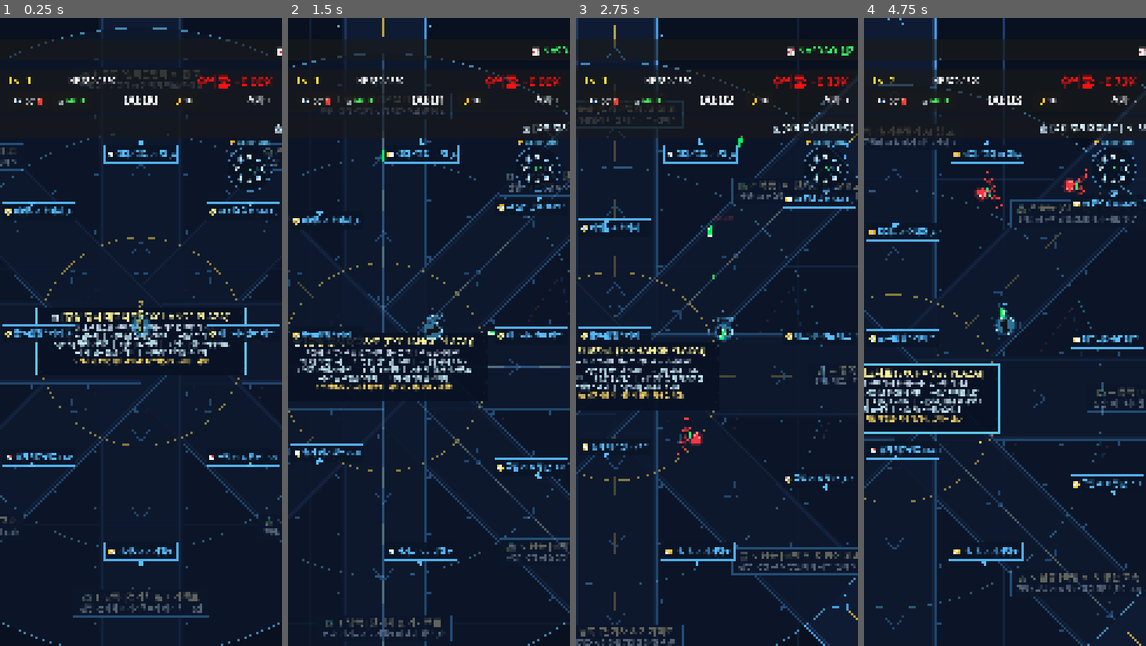
Above: before the commit, frames 1-4 (left to right).
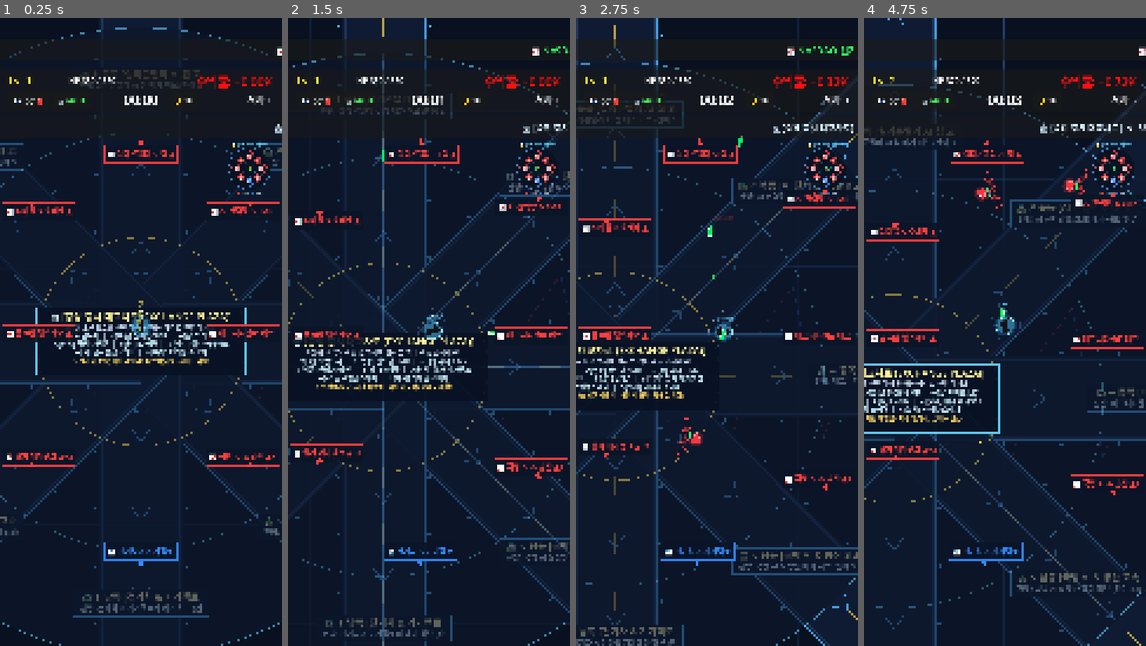
Above: after the commit, the same moments.

Repository: gamcatch/stock-rpg
Game: Godot game, scene res://scenes/main.tscn
Two runs of this game, one before a commit and one after it. Both use one fixed random seed, a clock stepped at 60 frames per second and the inputs below.
Inputs (mouse positions are in pixels of both pictures, inside the frame that each line leads up to):
- Up to frame 1 (0.25 s): no input
- Up to frame 2 (1.5 s): move the mouse to (491, 300) at 0.52 s; hold D (move_right) 0.53-1.25 s; click (491, 300) at 0.67 s; drag from (372, 363) to (437, 332) at 1.27 s
- Up to frame 3 (2.75 s): move the mouse to (745, 193) at 2.02 s; hold D (move_right) from 2.03 s (still down)
- Up to frame 4 (4.75 s): release D (move_right) at 2.75 s; drag from (990, 457) to (999, 275) at 2.77 s; click "🤖 퀀트 AI 모델 [신규 매수] 모든 무기 공격력 …" at 3.5 s; click "🧲 유동성 흡수 (자석) [신규 매수] 배당금 젬 흡…" at 4.25 s

The runs differ from the first frame. In frame 1, 2.6% of the frame differs, in the area x 0-100%, y 19-88%; in frame 2, 2.3%; in frame 3, 2.4%; in frame 4, 2.5%.

Commit message:
feat: 미니맵 및 웨이포인트에 실시간 상승(빨강)/하락(파랑) 색상 및 범례 표시

Diff:
--- a/scenes/ui/radar_minimap.gd
+++ b/scenes/ui/radar_minimap.gd
@@ -1,12 +1,12 @@
 extends Control
 
 # High-Tech Cyber Radar Minimap & Off-Screen Waypoint Navigation
-var radar_radius: float = 85.0
+var radar_radius: float = 80.0
 var world_max_radius: float = 8500.0
 var target_player: Node2D = null
 
 func _ready():
-	custom_minimum_size = Vector2(190, 190)
+	custom_minimum_size = Vector2(200, 200)
 
 func _process(_delta):
 	if not is_instance_valid(target_player):
@@ -17,59 +17,102 @@
 	var center = size * 0.5
 	var font = ThemeDB.fallback_font
 	var t = Global.game_time
+	var up_col = Global.get_up_color()
+	var down_col = Global.get_down_color()
 
 	# 1. Radar Glass Background
-	draw_circle(center, radar_radius, Color(0.03, 0.07, 0.13, 0.82))
+	draw_circle(center, radar_radius, Color(0.03, 0.07, 0.13, 0.88))
 	draw_arc(center, radar_radius, 0, TAU, 48, Color(0.35, 0.7, 1.0, 0.65), 2.0)
 	draw_arc(center, radar_radius * 0.65, 0, TAU, 36, Color(0.35, 0.7, 1.0, 0.22), 1.0)
 	draw_arc(center, radar_radius * 0.35, 0, TAU, 24, Color(0.35, 0.7, 1.0, 0.22), 1.0)
 
 	# Radar Crosshair Axes
-	draw_line(center - Vector2(radar_radius, 0), center + Vector2(radar_radius, 0), Color(0.35, 0.7, 1.0, 0.25), 1.0)
-	draw_line(center - Vector2(0, radar_radius), center + Vector2(0, radar_radius), Color(0.35, 0.7, 1.0, 0.25), 1.0)
+	draw_line(center - Vector2(radar_radius, 0), center + Vector2(radar_radius, 0), Color(0.35, 0.7, 1.0, 0.22), 1.0)
+	draw_line(center - Vector2(0, radar_radius), center + Vector2(0, radar_radius), Color(0.35, 0.7, 1.0, 0.22), 1.0)
 
 	# Rotating Radar Scan Beam Line
 	var scan_angle = fmod(t * 2.2, TAU)
 	var scan_vec = Vector2(cos(scan_angle), sin(scan_angle)) * radar_radius
-	draw_line(center, center + scan_vec, Color(0.4, 0.9, 1.0, 0.4), 1.5)
+	draw_line(center, center + scan_vec, Color(0.4, 0.9, 1.0, 0.35), 1.5)
 
 	var scale_factor = radar_radius / world_max_radius
 
 	# 2. Central Exchange Plaza Dot (0, 0)
 	var plaza_pos = center + MarketDataManager.CENTER_POS * scale_factor
-	draw_circle(plaza_pos, 4.0, Color(1.0, 0.9, 0.4, 0.9))
+	draw_circle(plaza_pos, 4.0, Color(1.0, 0.9, 0.4, 0.95))
+	draw_arc(plaza_pos, 5.5, 0, TAU, 16, Color(1.0, 0.8, 0.2, 0.7), 1.0)
 
-	# 3. Sectors & Stocks on Radar (Neutral radar blips until reached)
+	# 3. Sectors & Stocks on Radar (🔴 상승 / 🔵 하락 실시간 색상 표시)
 	for sec_key in MarketDataManager.sectors.keys():
 		var sec = MarketDataManager.sectors[sec_key]
 		var s_world = sec.get("position", Vector2.ZERO)
 		var s_radar = center + s_world * scale_factor
 
-		# Only reveal real color if player is currently in this sector!
+		var rate = sec.get("change_rate", 0.0)
+		var is_up = rate >= 0.0
+		var sec_col = up_col if is_up else down_col
+
+		# Check if player is currently inside this sector
 		var is_inside = false
 		if is_instance_valid(target_player):
 			is_inside = target_player.global_position.distance_to(s_world) <= sec.get("radius", 1000.0)
 
-		var is_up = sec.get("change_rate", 0.0) >= 0.0
-		var real_col = Global.get_up_color() if is_up else Global.get_down_color()
-		var sec_col = real_col if is_inside else Color(0.4, 0.75, 1.0) # Neutral radar cyan
+		# Sector Outer Aura Glow (상승은 붉은빛 글로우, 하락은 푸른빛 글로우)
+		var aura_alpha = 0.35 + (sin(t * 4.0) * 0.15 if is_up else 0.0)
+		draw_circle(s_radar, 11.0, Color(sec_col.r, sec_col.g, sec_col.b, aura_alpha))
 
-		# Sector Dot
-		draw_circle(s_radar, 6.0, sec_col)
-		draw_arc(s_radar, 7.5, 0, TAU, 16, Color(1, 1, 1, 0.8), 1.2)
+		# Sector Main Hub Dot
+		draw_circle(s_radar, 6.5, sec_col)
 
-		# Initial character tag
+		# Current Sector Highlight Ring
+		if is_inside:
+			var ring_pulse = 8.5 + sin(t * 6.0) * 2.0
+			draw_arc(s_radar, ring_pulse, 0, TAU, 20, Color(1.0, 0.95, 0.4, 0.95), 2.0)
+		else:
+			draw_arc(s_radar, 8.0, 0, TAU, 16, Color(1, 1, 1, 0.75), 1.2)
+
+		# Initial Character Tag inside Sector Hub Dot
 		var tag = sec["name"].substr(0, 1)
-		draw_string(font, s_radar + Vector2(-8, 5), tag, HORIZONTAL_ALIGNMENT_CENTER, 16, 15, Color(1, 1, 1, 0.95))
+		draw_string(font, s_radar + Vector2(-6, 4), tag, HORIZONTAL_ALIGNMENT_CENTER, 12, 13, Color(1, 1, 1, 0.98))
 
-		# Stock dots (Neutral cyan)
+		# Small Up/Down Indicator Arrow above Sector Hub
+		var arrow_char = "▲" if is_up else "▼"
+		var arrow_pos = s_radar + Vector2(-6, -10)
+		draw_string(font, arrow_pos, arrow_char, HORIZONTAL_ALIGNMENT_CENTER, 12, 11, sec_col)
+
+		# Stock dots (각 종목별 상승/하락 개별 닷)
 		if sec.has("stocks"):
 			for st in sec["stocks"]:
 				var st_world = st.get("world_pos", s_world)
 				var st_radar = center + st_world * scale_factor
-				draw_circle(st_radar, 2.5, Color(0.5, 0.8, 1.0, 0.5))
+				var st_rate = st.get("rate", 0.0)
+				var st_is_up = st_rate >= 0.0
+				var st_col = up_col if st_is_up else down_col
 
-	# 4. Player Indicator on Radar
+				# 상승 빨간색 / 하락 파란색 개별 종목 닷
+				draw_circle(st_radar, 2.8, Color(st_col.r, st_col.g, st_col.b, 0.88))
+				if abs(st_rate) >= 10.0:
+					draw_arc(st_radar, 4.2, 0, TAU, 10, Color(st_col.r, st_col.g, st_col.b, 0.6), 1.0)
+
+	# 4. Boss & Nearby Enemy Radar Indicators
+	var enemies = get_tree().get_nodes_in_group("enemy")
+	for e in enemies:
+		if is_instance_valid(e) and not e.is_dead:
+			var e_world = e.global_position
+			var e_radar = center + e_world * scale_factor
+
+			if e.is_boss:
+				# Boss Blip: Flashing warning beacon on radar
+				var b_col = up_col if e.polarity == Enemy.Polarity.BULL else Color(1.0, 0.3, 0.9)
+				var b_pulse = 5.0 + sin(t * 8.0) * 2.0
+				draw_circle(e_radar, b_pulse, b_col)
+				draw_arc(e_radar, b_pulse + 3.0, 0, TAU, 12, Color(1.0, 1.0, 0.2, 0.9), 1.5)
+			elif is_instance_valid(target_player) and target_player.global_position.distance_to(e_world) < 2500.0:
+				# Nearby enemies within local tactical perimeter
+				var e_col = up_col if e.polarity == Enemy.Polarity.BULL else down_col
+				draw_circle(e_radar, 1.6, Color(e_col.r, e_col.g, e_col.b, 0.6))
+
+	# 5. Player Indicator on Radar
 	if is_instance_valid(target_player):
 		var p_radar = center + target_player.global_position * scale_factor
 
@@ -78,7 +121,7 @@
 		if diff.length() > radar_radius - 6.0:
 			p_radar = center + diff.normalized() * (radar_radius - 6.0)
 
-		# Player Blip (Glowing Cyan with Heading Cone)
+		# Player Blip (Glowing Neon Cyan with Heading Cone)
 		var p_rot = target_player.rotation
 		var heading = Vector2(cos(p_rot), sin(p_rot))
 		var left_fin = heading.rotated(2.4) * 8.0
@@ -88,5 +131,9 @@
 		draw_colored_polygon(PackedVector2Array([p_radar + nose, p_radar + left_fin, p_radar + right_fin]), Color(0.2, 1.0, 0.5, 0.95))
 		draw_arc(p_radar, 8.0 + sin(t * 5.0) * 2.0, 0, TAU, 16, Color(0.2, 1.0, 0.5, 0.7), 1.2)
 
-	# 5. Radar Header Title Label
-	draw_string(font, center + Vector2(-80, -radar_radius - 8.0), "🧭 증시 360° 레이더", HORIZONTAL_ALIGNMENT_CENTER, 160, 18, Color(0.4, 0.85, 1.0, 0.95))
+	# 6. Radar Header & Legend Labels
+	draw_string(font, center + Vector2(-80, -radar_radius - 8.0), "🧭 증시 360° 레이더", HORIZONTAL_ALIGNMENT_CENTER, 160, 16, Color(0.4, 0.85, 1.0, 0.95))
+
+	# 상승/하락 컬러 레전드 범례 표기
+	var legend_str = "🔴 상승   🔵 하락"
+	draw_string(font, center + Vector2(-80, radar_radius + 18.0), legend_str, HORIZONTAL_ALIGNMENT_CENTER, 160, 13, Color(0.85, 0.92, 1.0, 0.95))
--- a/scenes/ui/waypoint_overlay.gd
+++ b/scenes/ui/waypoint_overlay.gd
@@ -28,20 +28,24 @@
 	var min_y = 500.0 # Below top HUD panels
 	var max_y = vp_size.y - 320.0 # Above bottom joystick area
 
-	# Collect navigation targets: 4 Market Sectors & Central Plaza (Neutral guidance without spoilers!)
+	# Collect navigation targets: 8 Market Sectors & Central Plaza (실시간 상승/하락 컬러 연동)
 	var targets = []
-	var neutral_nav_color = Color(0.35, 0.75, 1.0)
 
 	for sec_key in MarketDataManager.sectors.keys():
 		var sec = MarketDataManager.sectors[sec_key]
 		var s_pos = sec.get("position", Vector2.ZERO)
 		var dist = p_pos.distance_to(s_pos)
+		var rate = sec.get("change_rate", 0.0)
+		var is_up = rate >= 0.0
+		var sec_col = Global.get_up_color() if is_up else Global.get_down_color()
+		var sign_char = "▲+" if is_up else "▼"
+		var rate_str = "%s%.1f%%" % [sign_char, abs(rate)]
 		targets.append({
-			"name": sec["name"],
+			"name": "%s %s" % [sec["name"], rate_str],
 			"pos": s_pos,
 			"dist": dist,
-			"icon": "🧭",
-			"color": neutral_nav_color
+			"icon": "📈" if is_up else "📉",
+			"color": sec_col
 		})
 
 	# Central Exchange Plaza (Show when far)
